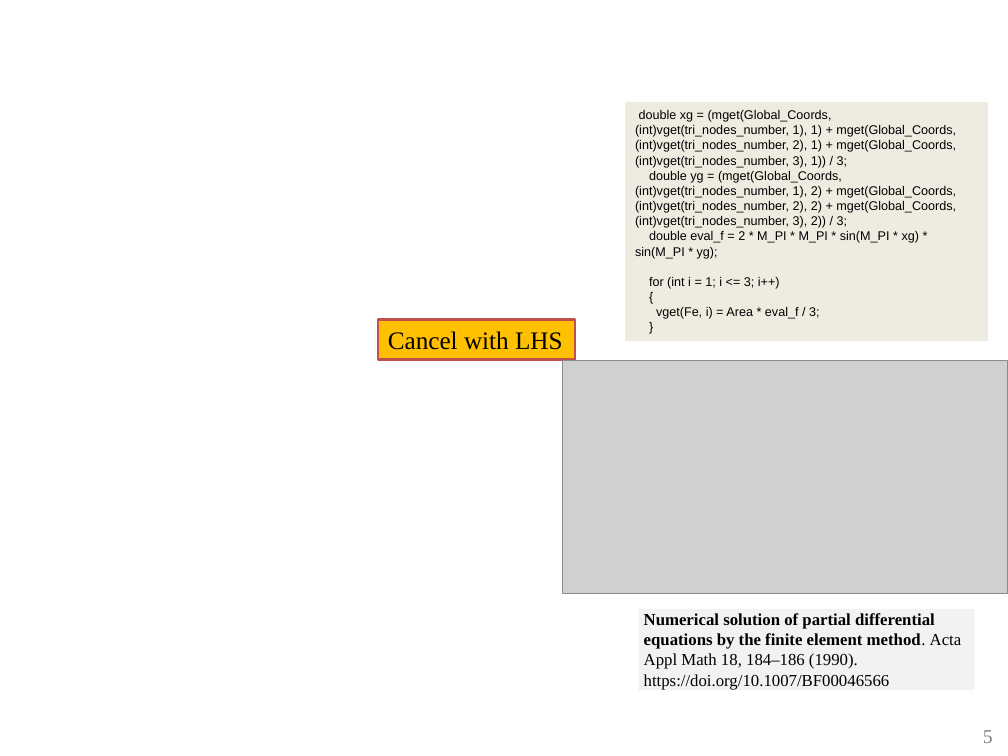
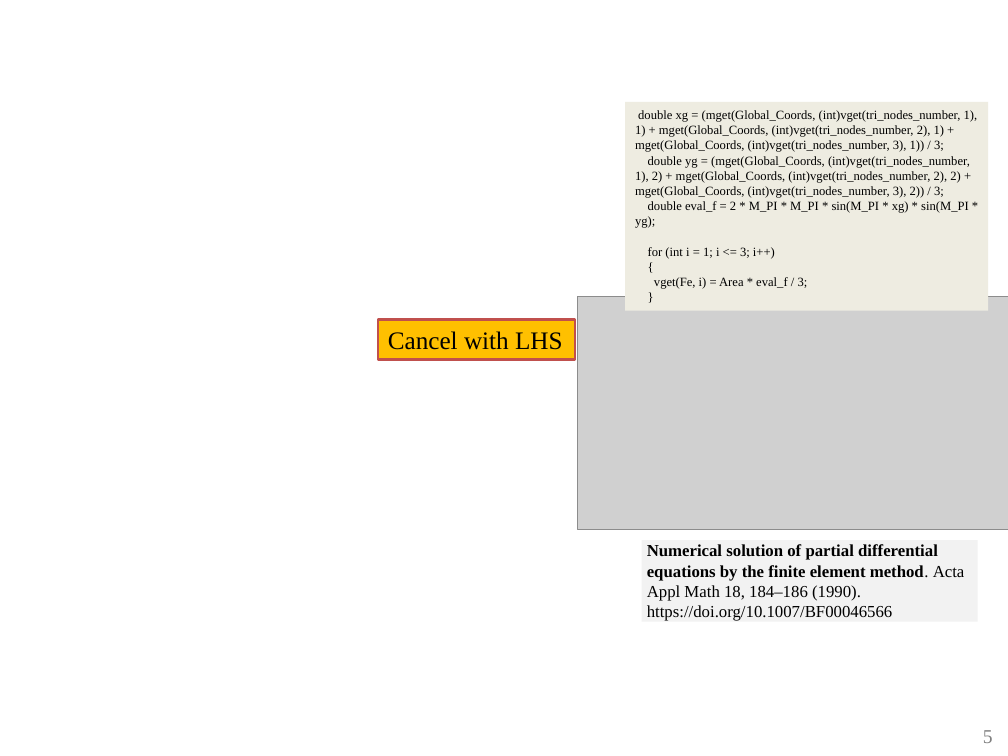
Before and after one commit to ChengHauYang/HPC, a slide deck: slide 5 of final_project/cheng_hau.pptx. Drawn at 1008x756 pixels with LibreOffice and Linux fonts; fonts in the diff are those of the drawing; grey boxes stand for pictures. Boxes give left, top, right and bottom in pixels: in the first picture for what was removed or moved away, otherwise in the second. Text is boxed around its words. In the diff, an @@ line names an element or a change of style, - is before the commit and + after.

```diff
--- a/final_project/cheng_hau.pptx
+++ b/final_project/cheng_hau.pptx
@@ rectangle "double xg = (mget(Global_Coords, (int)vget(tri_nodes_number, ...": place and size @@
-rectangle "double xg = (mget(Global_Coords, (int)vget(tri_nodes_number, ..." at box(625, 102, 988, 341)
+rectangle "double xg = (mget(Global_Coords, (int)vget(tri_nodes_number, ..." at box(625, 102, 988, 310)
@@ rectangle "double xg = (mget(Global_Coords, (int)vget(tri_nodes_number, ..." at box(625, 102, 988, 310): font Arial to Times New Roman @@
@@ picture: place and size @@
-picture at box(562, 361, 1008, 594)
+picture at box(578, 296, 1008, 529)
@@ rectangle "Numerical solution of partial differential ...": place and size @@
-rectangle "Numerical solution of partial differential ..." at box(639, 609, 975, 690)
+rectangle "Numerical solution of partial differential ..." at box(642, 540, 978, 622)
```
Also in this commit, not shown: 3 other slides changed, 1 slide added.
